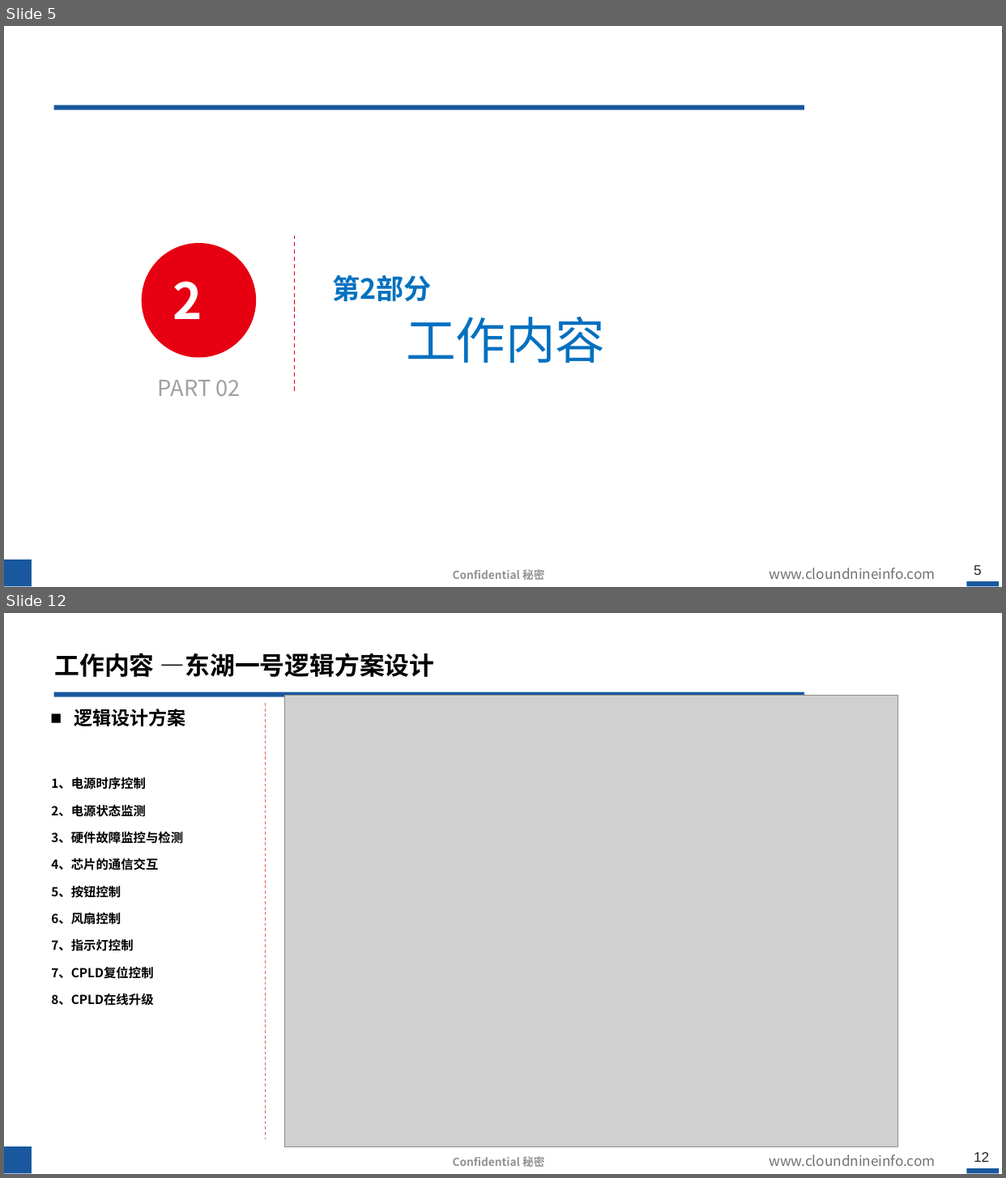
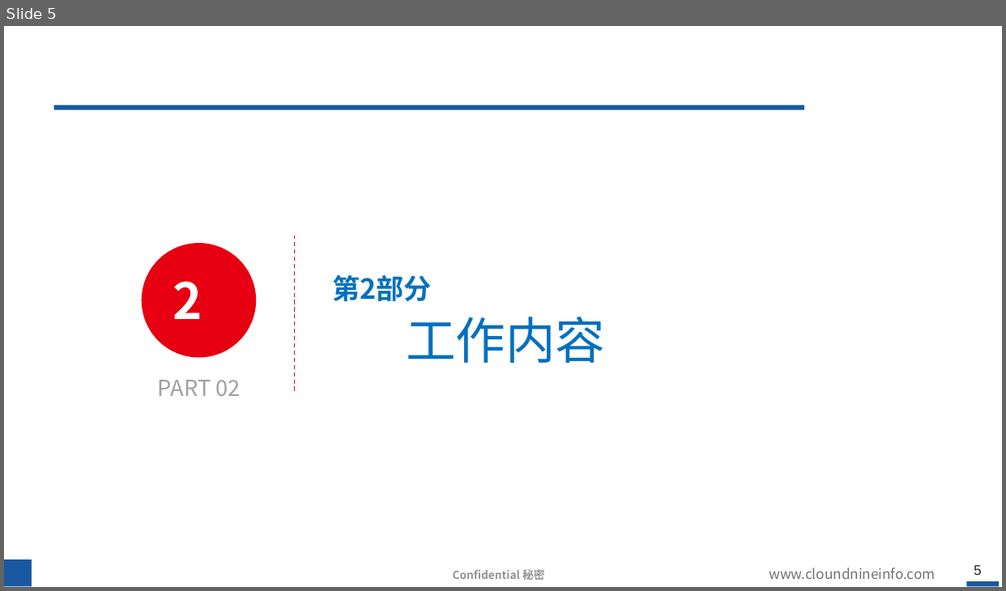
Before and after one commit to hahada-998/Tieta_code, a slide deck: 转正答辩.pptx. Shown one above the other, each under a label of ours: slides 5 and 12 before the commit, slide 5 after it; the slides between them are not shown. The pictures are 1006x1178 and 1006x591 pixels, drawn with LibreOffice and Linux fonts; fonts in the diff are those of the drawing; grey boxes stand for pictures; background and template pictures are left out. Boxes give left, top, right and bottom in pixels: in the first picture for what was removed or moved away, otherwise in the second. Text is boxed around its words. In the diff, an @@ line names an element or a change of style, - is before the commit and + after.

```diff
--- a/转正答辩.pptx
+++ b/转正答辩.pptx
@@ slide 12 removed at <box>4,613,1002,1174</box>, background #FFFFFF; not listed: 6 template elements that a slide beside it also shows @@
@@ title removed at <box>55,653,435,677</box> @@
-工作内容 —东湖一号逻辑方案设计
@@ text removed at <box>74,709,186,726</box> @@
-■ 逻辑设计方案
@@ line removed from (266, 703) to (266, 1139) @@
@@ picture removed at <box>285,695,898,1147</box> @@
@@ text removed at <box>51,777,183,1006</box> @@
-  1、电源时序控制
-  2、电源状态监测
-  3、硬件故障监控与检测
-  4、芯片的通信交互
-  5、按钮控制
-  6、风扇控制
-  7、指示灯控制
-  7、CPLD复位控制
-  8、CPLD在线升级
```
Also in this commit, not shown: 8 slides changed, 3 slides added, 25 other slides removed, 2 other files.
